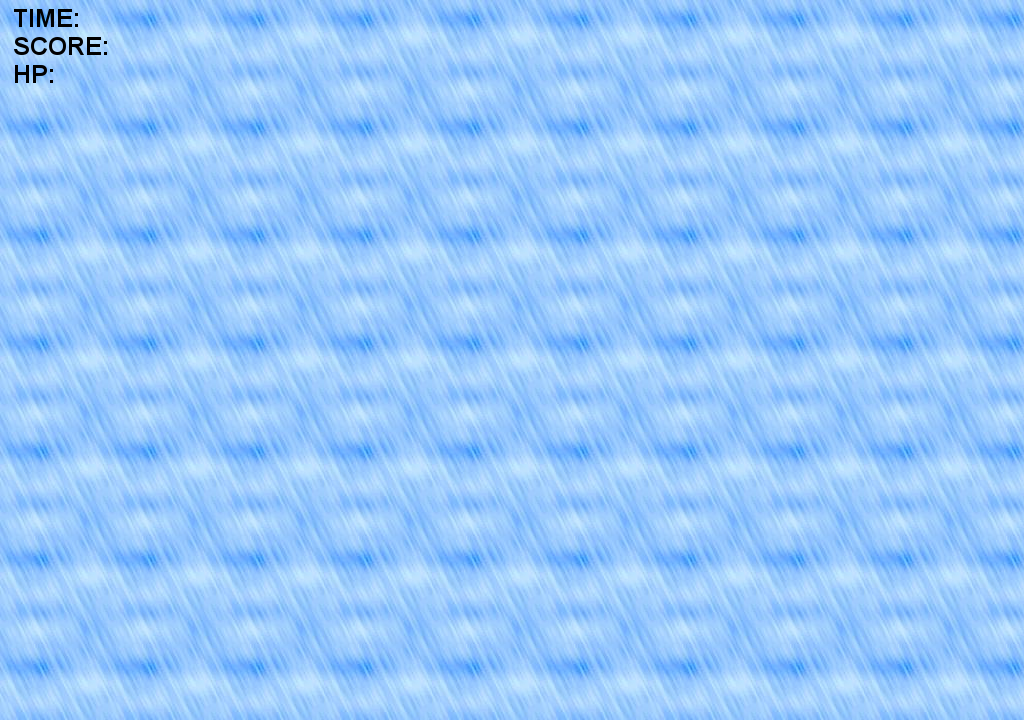
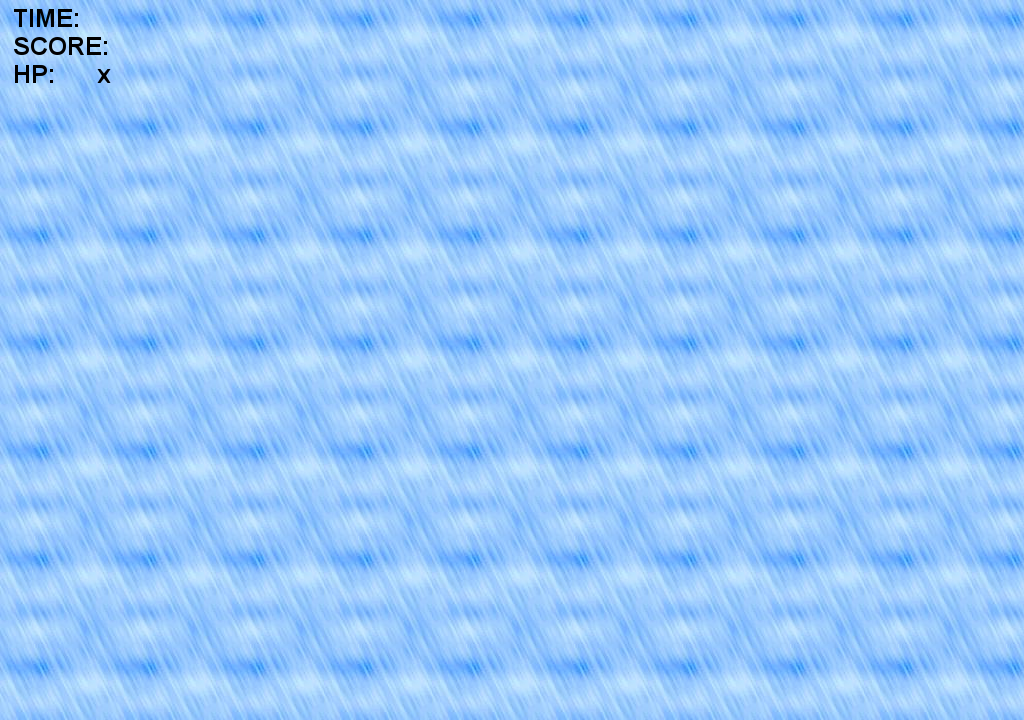
Before/after of a 1024 × 720 layered artwork. What changed in the layer stack:
painted on "TIME: ..." over box(97, 69, 111, 83)
